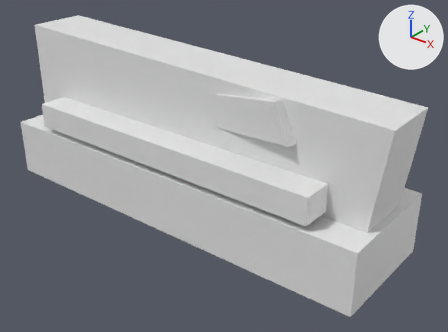
The glTF model assets/source/infrastructure/directorate/conveyors/models/endcap/damaged_lod2.glb: old version first, new version second.
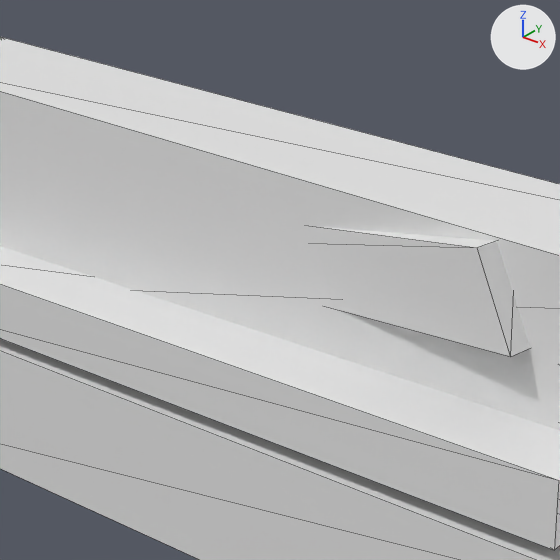
Each version is shown whole from a 50 mm camera at (0.1389, -0.1575, 0.4074) aimed at (0.0115, 0.0017, 0.3088), then close up on the part from 17% to 69% of the width and 0% to 69% of the height. Every picture has the same lights, and +X, +Y and +Z are marked at upper right. The older version's two pictures come first. The close-ups show mesh edges as thin lines. Vertices at exactly the same position are counted once.

Objects in the first close-up: 'damaged_lod2'.
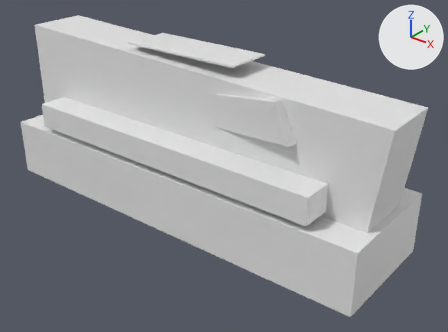
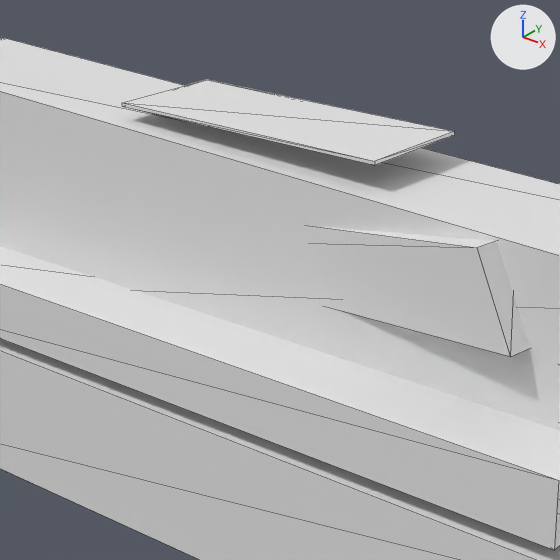
Pixel boxes [x1, y1, x2, y2] of what changed, in the close-ups (560 x 560 px):
```json
{"part": 1, "of": "me_damaged_lod2", "change": "added", "after": [122, 80, 455, 165]}
```

Scene script edits in JSON lines:
```json
{"block": "me_damaged_lod2", "where": "# used by ob_damaged_lod2; location = (0.0, 0.0, 0.0)"}
{"op": "remove", "block": "me_damaged_lod2", "code": "me_damaged_lod2.from_pydata(...)  # 32 vertices, 48 faces; spans x -0.078..0.079, y -0.022..0.022, z 0.289..0.35"}
{"op": "add", "block": "me_damaged_lod2", "code": "me_damaged_lod2.from_pydata(...)  # 40 vertices, 60 faces; spans x -0.078..0.079, y -0.022..0.022, z 0.289..0.351"}
{"block": "me_damaged_lod2", "change": "me_damaged_lod2 part 1: a new loose piece, a box spanning x -0.02333..0.02333, y -0.00889..0.00889, z 0.35028..0.35083"}
```
